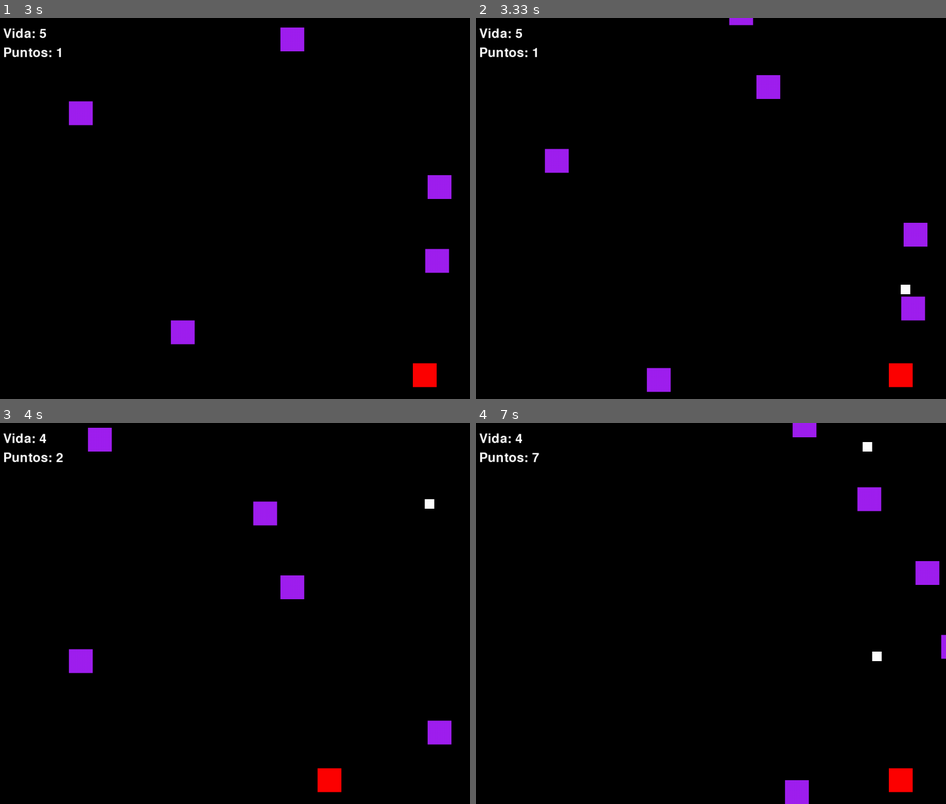
Above: before the commit, frames 1-4 (two rows, left to right).
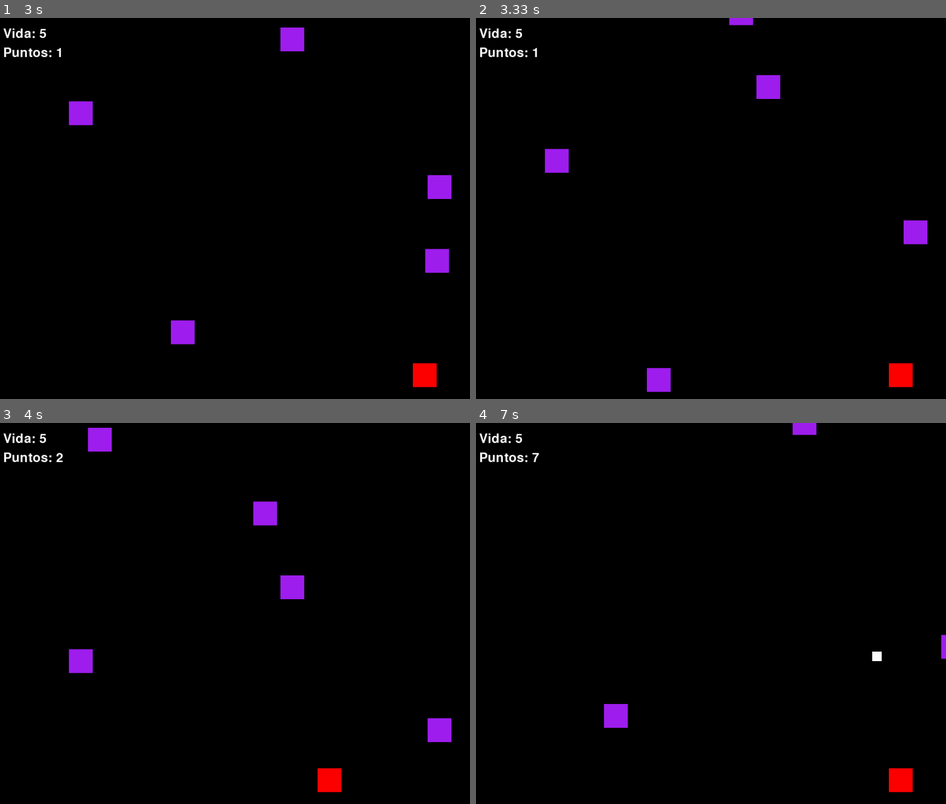
Above: after the commit, the same moments.

Repository: jocsanmj/Pygame
Game: pygame game, started from Game/pygame1.py
Same seed, same stepped clock (60 frames per second), same inputs: the game is played once before the commit and once after it.
Inputs:
- Up to frame 1 (3 s): hold D 0.33-0.8 s; hold D 0.83-1.3 s; hold A 1.33-1.87 s; hold A 1.9-2.3 s; hold D 2.33-2.97 s
- Up to frame 2 (3.33 s): tap Space at 3 s
- Up to frame 3 (4 s): tap Space at 3.33 s; hold A from 3.67 s (still down)
- Up to frame 4 (7 s): release A at 4.13 s; hold D 4.17-4.63 s; tap Space at 4.23, 4.53, 4.73, 5.03, 5.23, 5.53, 5.8, 6.1, 6.23, 6.53, 6.9 s; hold D 4.67-5.13 s; hold A 5.17-5.7 s; hold A 5.73-6.13 s; hold D 6.17-6.8 s; hold A from 6.83 s (still down)

Frame 1 is identical in both runs. In frame 2, 0.5% of the frame differs, in the area x 90-97%, y 53-80%; in frame 3, 0.1%; in frame 4, 1.4%, in the area x 8-99%, y 2-100%.

Commit message:
ci: eliminate the enemy every time they collide with a bullet

Diff:
--- a/Game/pygame1.py
+++ b/Game/pygame1.py
@@ -109,6 +109,13 @@
             puntos += 1 #Sumamos un punto
             enemigos.remove(enemigo) #Eiminamos el cuadro enemigo para dar el punto al jugador
 
+        for bala in balas:  # Recorre cada bala en la lista de balas.
+            # Verifica si la bala colisiona con el enemigo.
+            if pygame.Rect.colliderect(bala.rect, enemigo.rect):  # Si la colisión entre la bala y el enemigo ocurre.
+                enemigos.remove(enemigo)  # Elimina al enemigo que fue alcanzado por la bala de la lista de enemigos.
+                balas.remove(bala)  # Elimina la bala de la lista de balas ya que impactó en el enemigo.
+
+
     # Dibuja todas las balas
     for bala in balas:
         bala.dibujar(VENTANA) #Dibuja cada bala en el cubo
